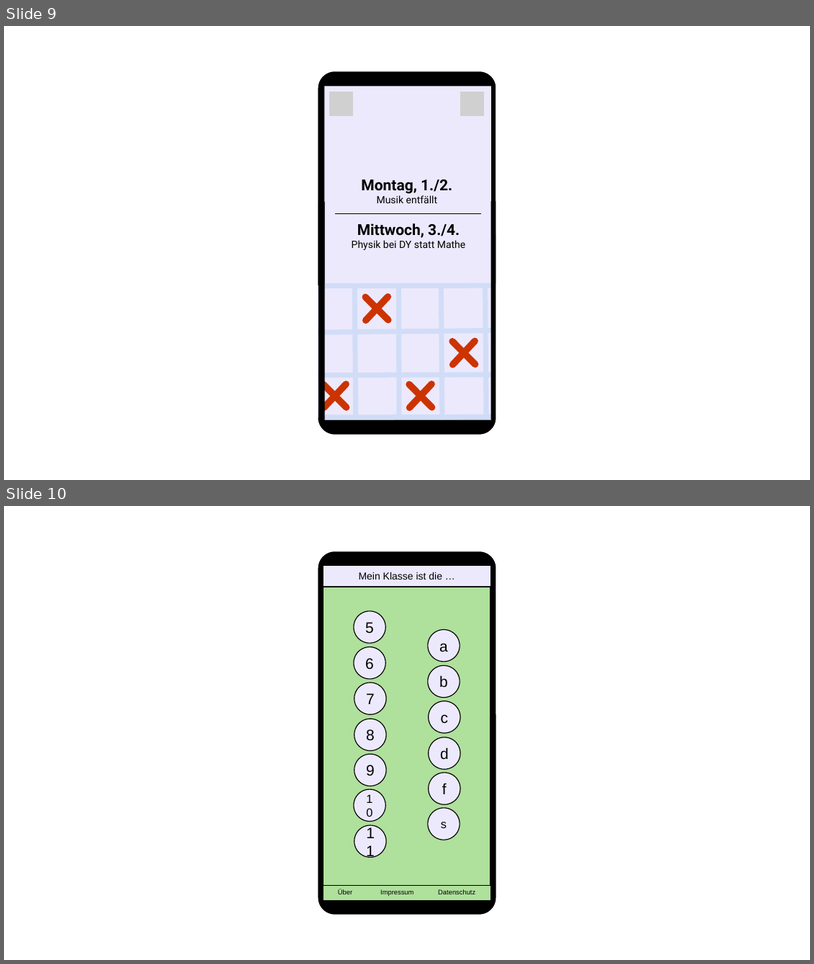
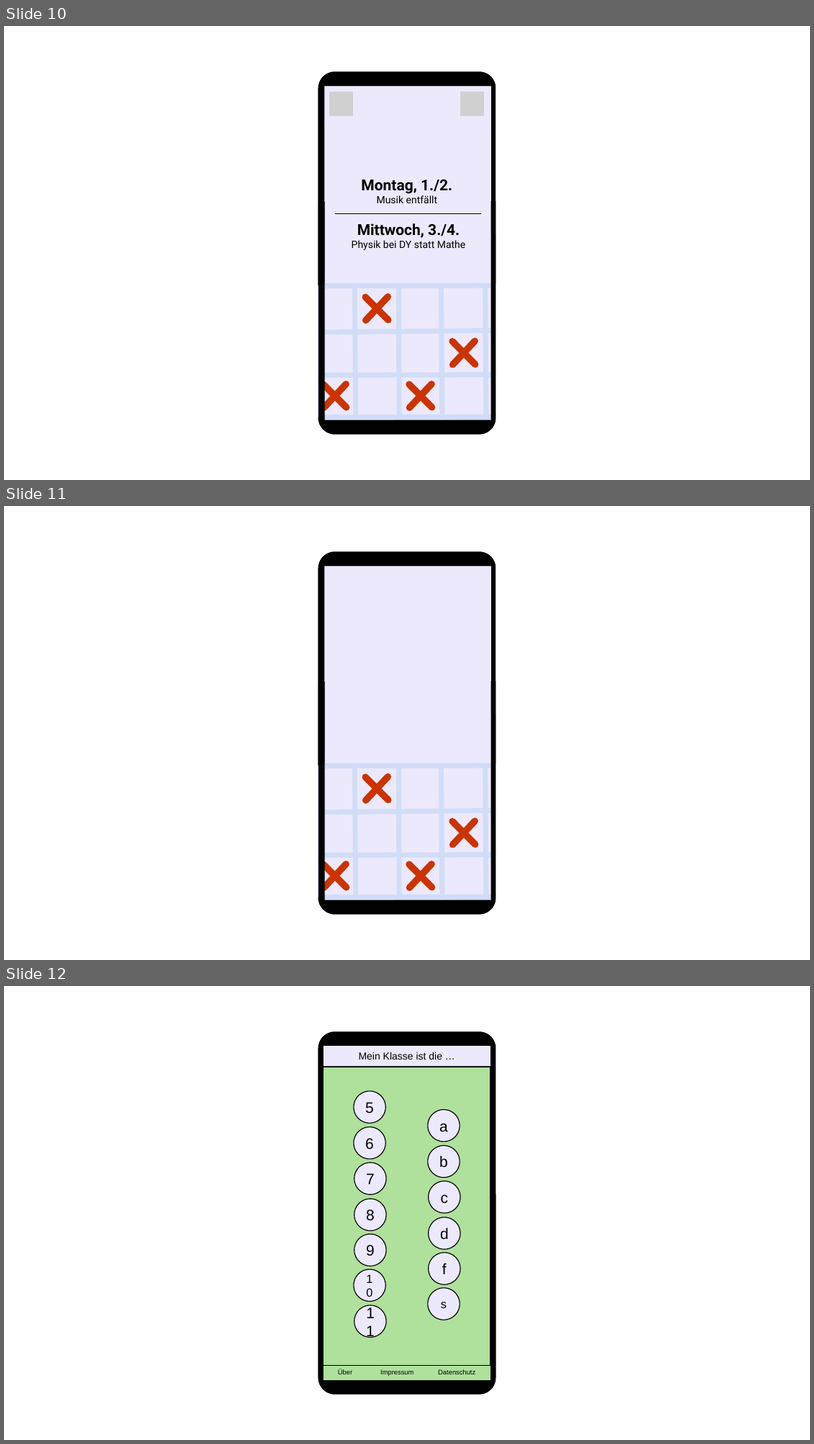
Before and after one commit to zunkelty/vertretungsfilter, a slide deck: doc/vertretungsalarm.pptx. Shown one above the other, each under a label of ours: slides 9 and 10 before the commit, slides 10, 11 and 12 after it. The pictures are 814x964 and 814x1444 pixels, drawn with LibreOffice and Linux fonts; fonts in the diff are those of the drawing; grey boxes stand for pictures. Boxes give left, top, right and bottom in pixels: in the first picture for what was removed or moved away, otherwise in the second. Text is boxed around its words. In the diff, an @@ line names an element or a change of style, - is before the commit and + after.

```diff
--- a/doc/vertretungsalarm.pptx
+++ b/doc/vertretungsalarm.pptx
@@ slide 11 added at (4,506,810,960), background #FFFFFF; not listed: 2 template elements that a slide beside it also shows @@
@@ rectangle added at (239,527,318,900), fill #FFFFFF @@
@@ rectangle added at (319,566,324,894), fill #000000 @@
@@ rectangle added at (324,566,491,900), fill #ECE9FC @@
@@ rectangle added at (496,554,576,926), fill #FFFFFF @@
@@ rectangle added at (319,682,324,900), fill #000000 @@
@@ rectangle added at (491,681,496,899), fill #000000 @@
@@ group added at (311,763,525,899): 14 lines, 1 rounded rectangle @@
@@ what was slide 9 is now slide 10 @@
@@ what was slide 10 is now slide 12 @@
```
Also in this commit, not shown: 2 other slides added, 1 slide removed, 6 other files.
